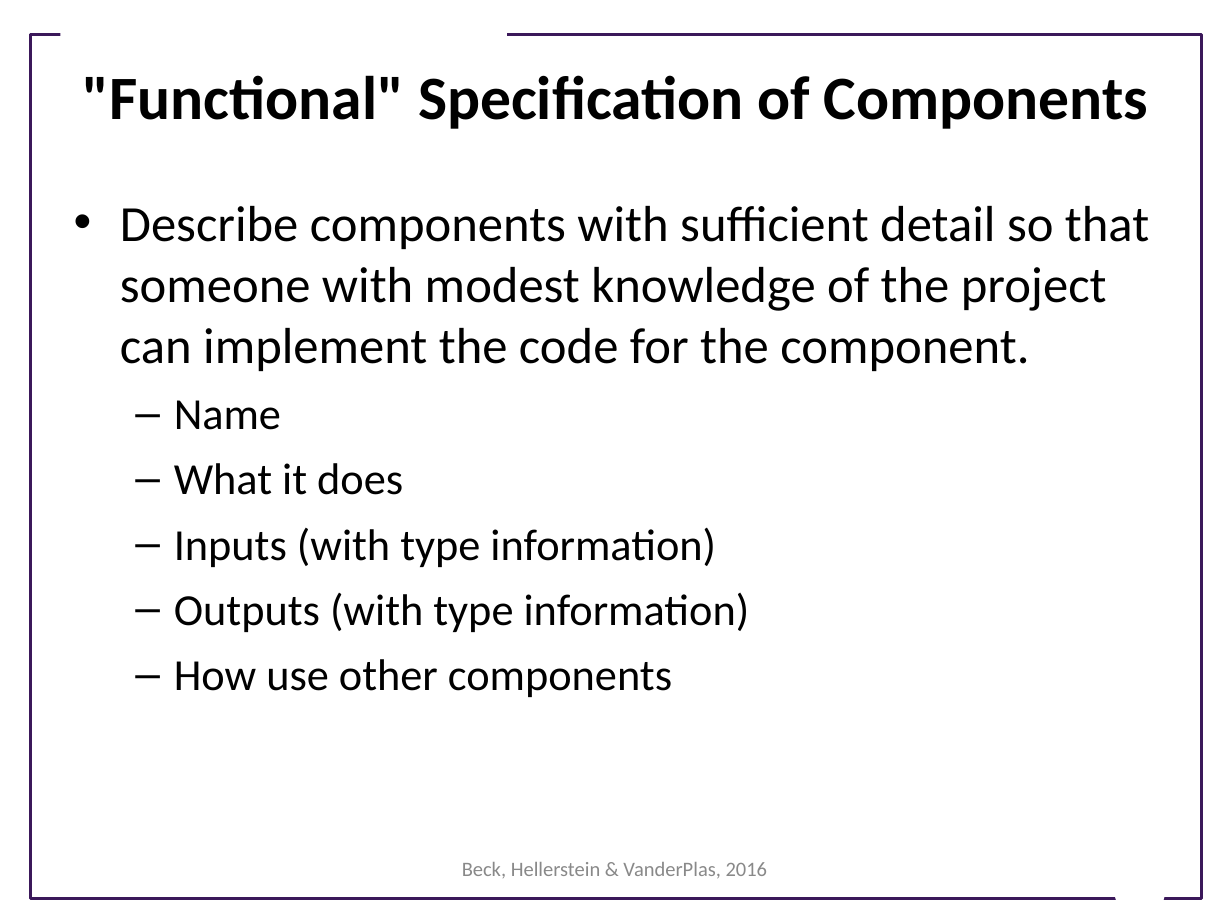
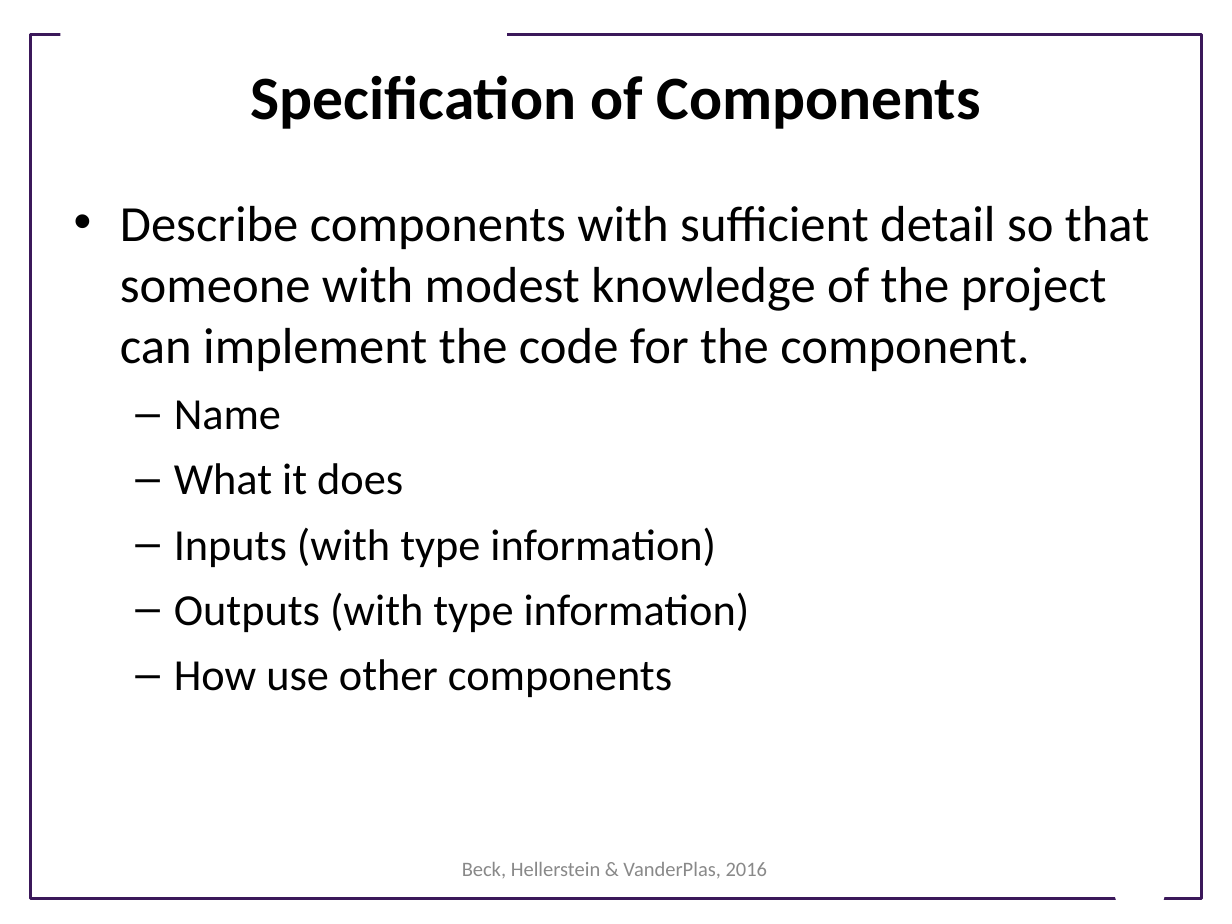
Before and after one commit to UWSEDS/LectureNotes, a slide deck: slide 15 of Software-Design.ppt. Drawn at 1232x924 pixels with LibreOffice and Linux fonts; fonts in the diff are those of the drawing; background and template pictures are left out. Boxes give left, top, right and bottom in pixels: in the first picture for what was removed or moved away, otherwise in the second. Text is boxed around its words. In the diff, an @@ line names an element or a change of style, - is before the commit and + after.

```diff
--- a/Software-Design.ppt
+++ b/Software-Design.ppt
@@ title at (251,75,980,129): text changed @@
-"Functional" Specification of Components
+Specification of Components
```
Also in this commit, not shown: 3 other slides changed, 1 other file.
